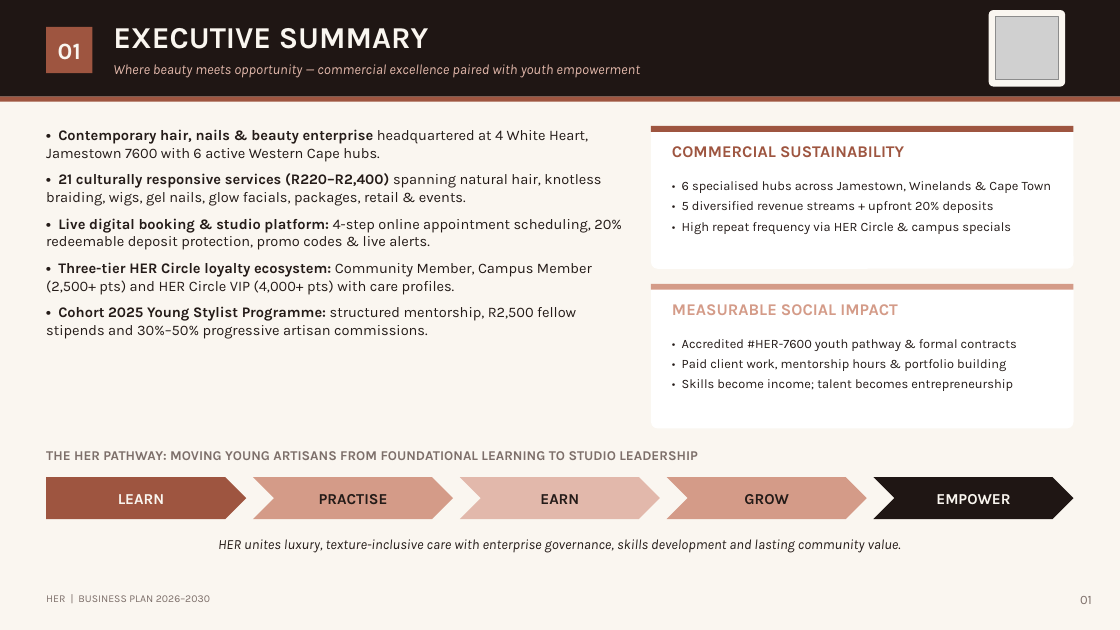
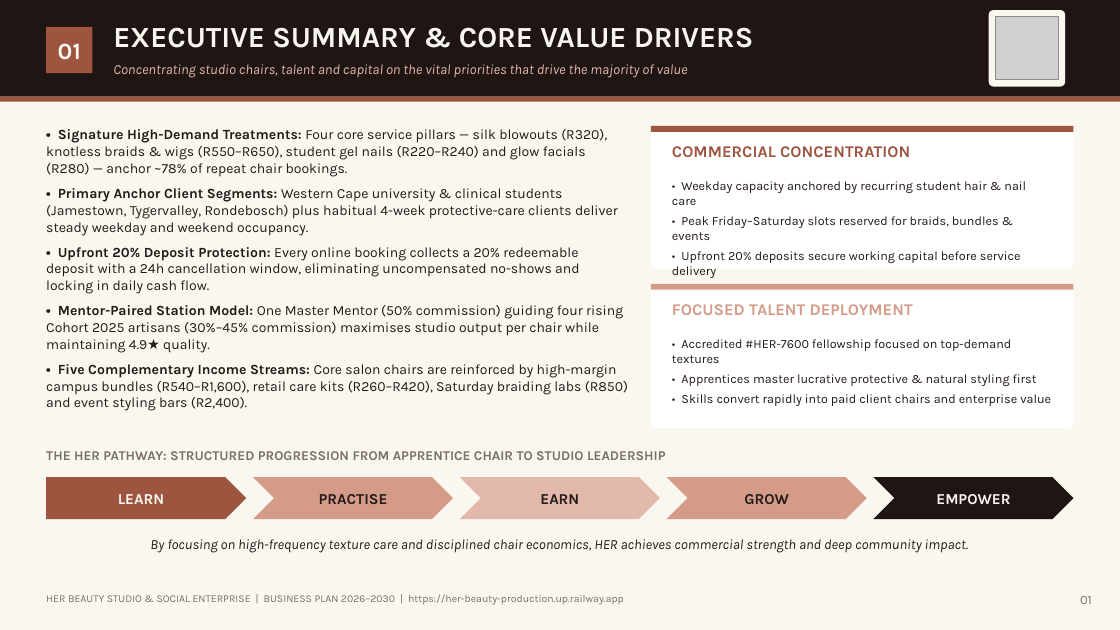
Before and after one commit to dr-rsmart/HER_Beauty, a slide deck: slide 2 of HER_Business_Plan.pptx. Drawn at 1120x630 pixels with LibreOffice and Linux fonts; fonts in the diff are those of the drawing; grey boxes stand for pictures. Boxes give left, top, right and bottom in pixels: in the first picture for what was removed or moved away, otherwise in the second. Text is boxed around its words. In the diff, an @@ line names an element or a change of style, - is before the commit and + after.

```diff
--- a/HER_Business_Plan.pptx
+++ b/HER_Business_Plan.pptx
@@ text at (x1=113, y1=27, x2=754, y2=48): text changed; size 26 to 25 pt @@
-EXECUTIVE SUMMARY
+EXECUTIVE SUMMARY & CORE VALUE DRIVERS
@@ text at (x1=113, y1=64, x2=688, y2=78): text changed @@
-Where beauty meets opportunity — commercial excellence paired with youth empowerment
+Concentrating studio chairs, talent and capital on the vital priorities that drive the majority of value
@@ text at (x1=46, y1=129, x2=628, y2=411): text changed; size 12.5 to 12 pt @@
-• Contemporary hair, nails & beauty enterprise headquartered at 4 White Heart, Jamestown 7600 with 6 active Western Cape hubs.
-• 21 culturally responsive services (R220–R2,400) spanning natural hair, knotless braiding, wigs, gel nails, glow facials, packages, retail & events.
-• Live digital booking & studio platform: 4-step online appointment scheduling, 20% redeemable deposit protection, promo codes & live alerts.
-• Three-tier HER Circle loyalty ecosystem: Community Member, Campus Member (2,500+ pts) and HER Circle VIP (4,000+ pts) with care profiles.
-• Cohort 2025 Young Stylist Programme: structured mentorship, R2,500 fellow stipends and 30%–50% progressive artisan commissions.
+• Signature High-Demand Treatments: Four core service pillars — silk blowouts (R320), knotless braids & wigs (R550–R650), student gel nails (R220–R240) and glow facials (R280) — anchor ~78% of repeat chair bookings.
+• Primary Anchor Client Segments: Western Cape university & clinical students (Jamestown, Tygervalley, Rondebosch) plus habitual 4-week protective-care clients deliver steady weekday and weekend occupancy.
+• Upfront 20% Deposit Protection: Every online booking collects a 20% redeemable deposit with a 24h cancellation window, eliminating uncompensated no-shows and locking in daily cash flow.
+• Mentor-Paired Station Model: One Master Mentor (50% commission) guiding four rising Cohort 2025 artisans (30%–45% commission) maximises studio output per chair while maintaining 4.9★ quality.
+• Five Complementary Income Streams: Core salon chairs are reinforced by high-margin campus bundles (R540–R1,600), retail care kits (R260–R420), Saturday braiding labs (R850) and event styling bars (R2,400).
@@ text at (x1=672, y1=146, x2=910, y2=157): text changed @@
-COMMERCIAL SUSTAINABILITY
+COMMERCIAL CONCENTRATION
@@ text at (x1=672, y1=181, x2=1026, y2=263): text changed; size 11 to 10.8 pt @@
-• 6 specialised hubs across Jamestown, Winelands & Cape Town
-• 5 diversified revenue streams + upfront 20% deposits
-• High repeat frequency via HER Circle & campus specials
+• Weekday capacity anchored by recurring student hair & nail care
+• Peak Friday–Saturday slots reserved for braids, bundles & events
+• Upfront 20% deposits secure working capital before service delivery
@@ text at (x1=672, y1=304, x2=913, y2=315): text changed @@
-MEASURABLE SOCIAL IMPACT
+FOCUSED TALENT DEPLOYMENT
@@ text at (x1=672, y1=339, x2=1051, y2=406): text changed; size 11 to 10.8 pt @@
-• Accredited #HER-7600 youth pathway & formal contracts
-• Paid client work, mentorship hours & portfolio building
-• Skills become income; talent becomes entrepreneurship
+• Accredited #HER-7600 fellowship focused on top-demand textures
+• Apprentices master lucrative protective & natural styling first
+• Skills convert rapidly into paid client chairs and enterprise value
@@ text at (x1=46, y1=451, x2=666, y2=460): text changed @@
-THE HER PATHWAY: MOVING YOUNG ARTISANS FROM FOUNDATIONAL LEARNING TO STUDIO LEADERSHIP
+THE HER PATHWAY: STRUCTURED PROGRESSION FROM APPRENTICE CHAIR TO STUDIO LEADERSHIP
@@ text at (x1=150, y1=539, x2=969, y2=553): text changed @@
-HER unites luxury, texture-inclusive care with enterprise governance, skills development and lasting community value.
+By focusing on high-frequency texture care and disciplined chair economics, HER achieves commercial strength and deep community impact.
@@ text at (x1=46, y1=594, x2=624, y2=605): text changed @@
-HER | BUSINESS PLAN 2026–2030
+HER BEAUTY STUDIO & SOCIAL ENTERPRISE | BUSINESS PLAN 2026–2030 | https://her-beauty-production.up.railway.app
```
Also in this commit, not shown: 7 other slides changed, 3 slides added, 3 slides removed, 3 other files.
